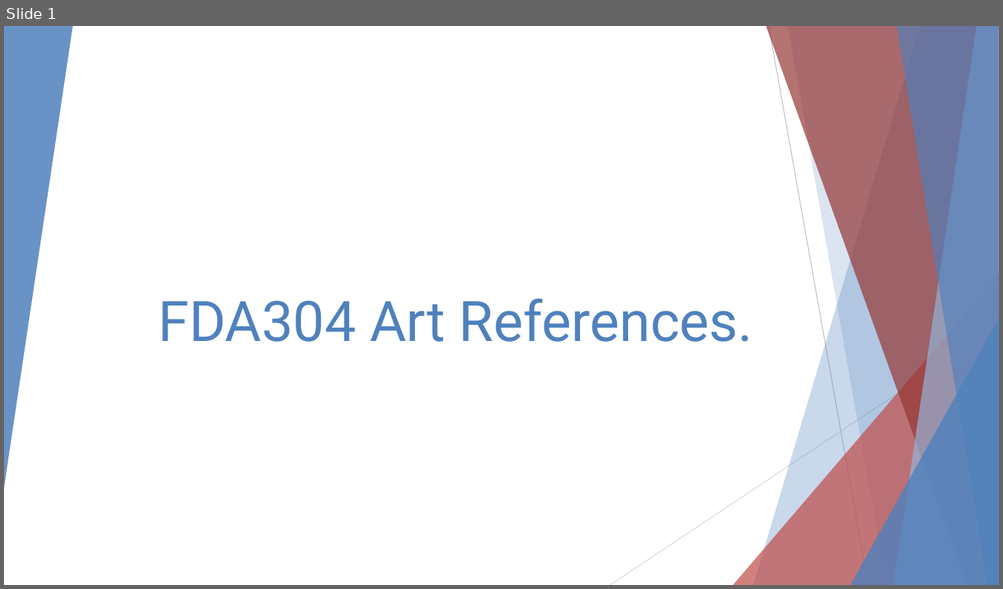
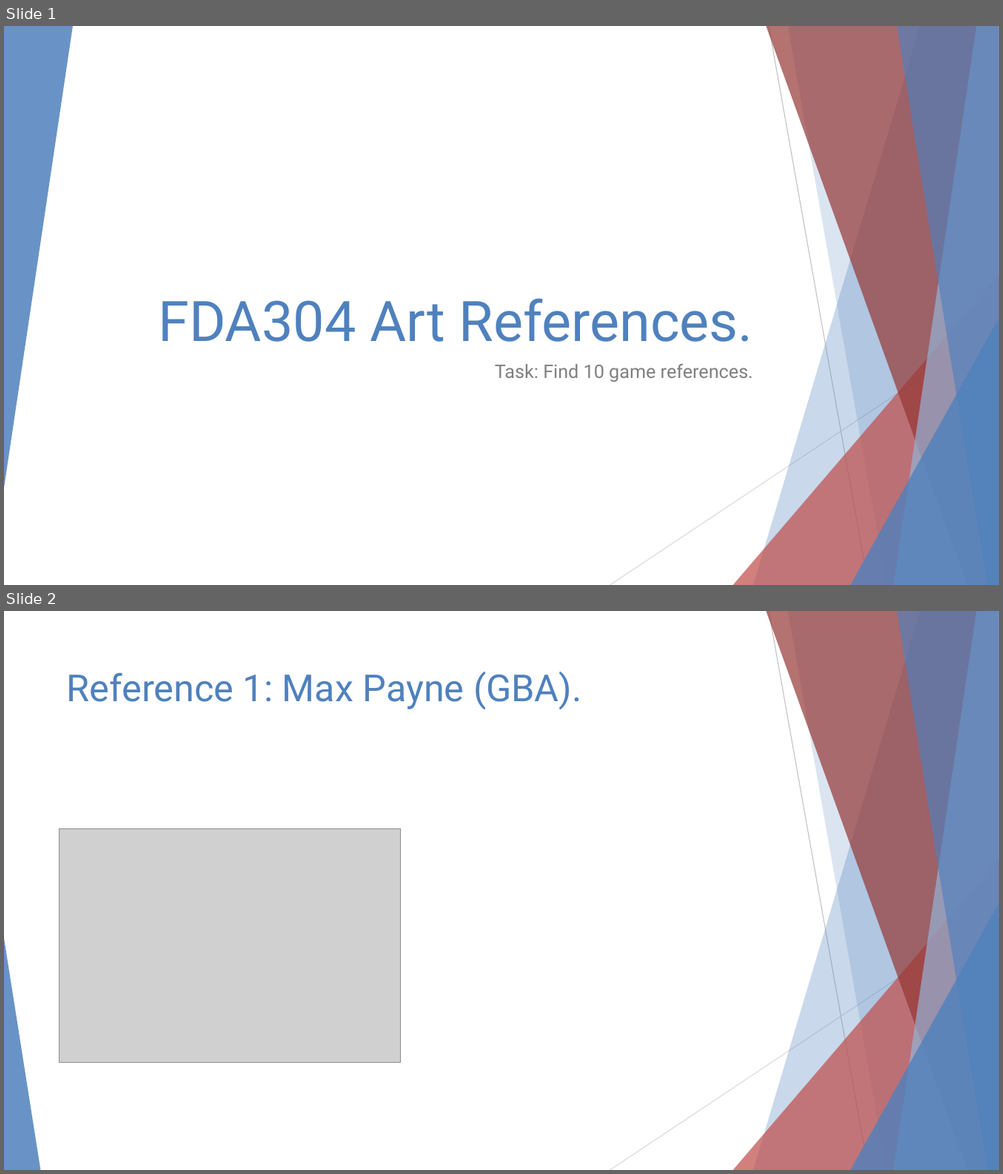
Before and after one commit to samcoxuniversitystuff/FDA304, a slide deck: Assets/Documents/FDA304 Art References.pptx. Shown one above the other, each under a label of ours: slide 1 before the commit, slides 1 and 2 after it. The pictures are 1003x589 and 1003x1174 pixels, drawn with LibreOffice and Linux fonts; fonts in the diff are those of the drawing; grey boxes stand for pictures. Boxes give left, top, right and bottom in pixels: in the first picture for what was removed or moved away, otherwise in the second. Text is boxed around its words. In the diff, an @@ line names an element or a change of style, - is before the commit and + after.

```diff
--- a/Assets/Documents/FDA304 Art References.pptx
+++ b/Assets/Documents/FDA304 Art References.pptx
@@ slide 2 added at <box>4,611,999,1170</box>, background #FFFFFF; not listed: 9 template elements that a slide beside it also shows @@
@@ title added at <box>67,672,582,709</box>, 36 pt, text #4F81BD @@
+Reference 1: Max Payne (GBA).
@@ picture added at <box>60,829,400,1062</box> @@
@@ triangle added at <box>4,939,40,1170</box>, fill #4F81BD at 85% opacity @@
@@ slide 1 changed as well @@
@@ subtitle added at <box>495,364,753,382</box>, 18 pt, text #808080 @@
+Task: Find 10 game references.
```
